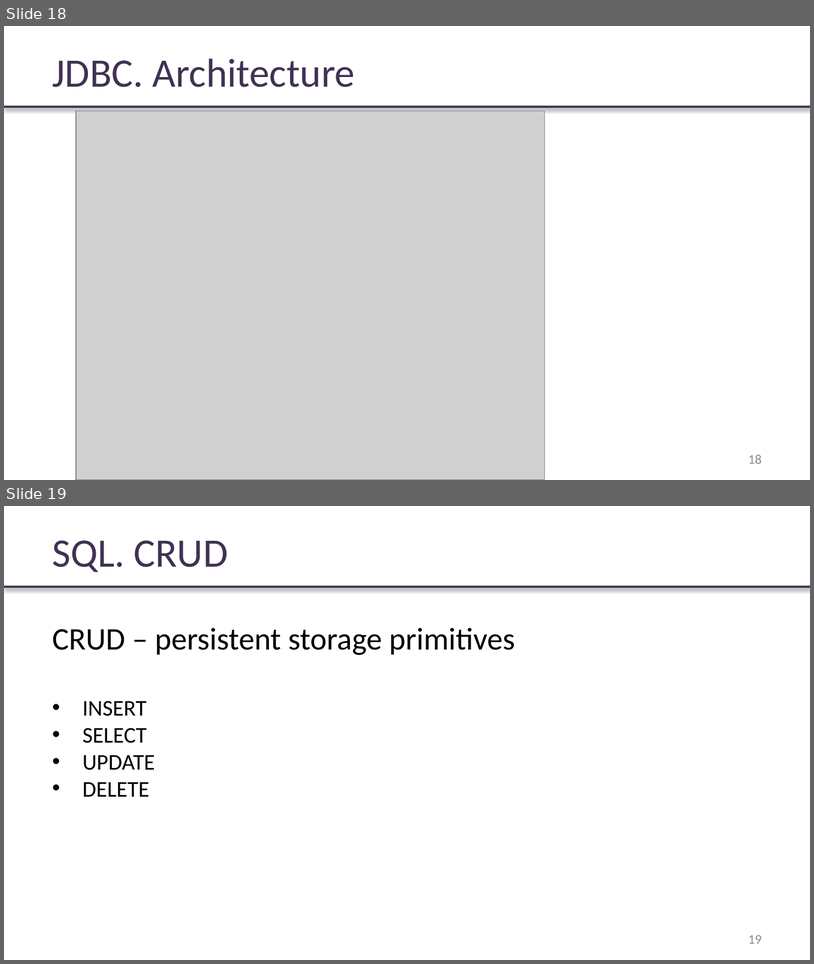
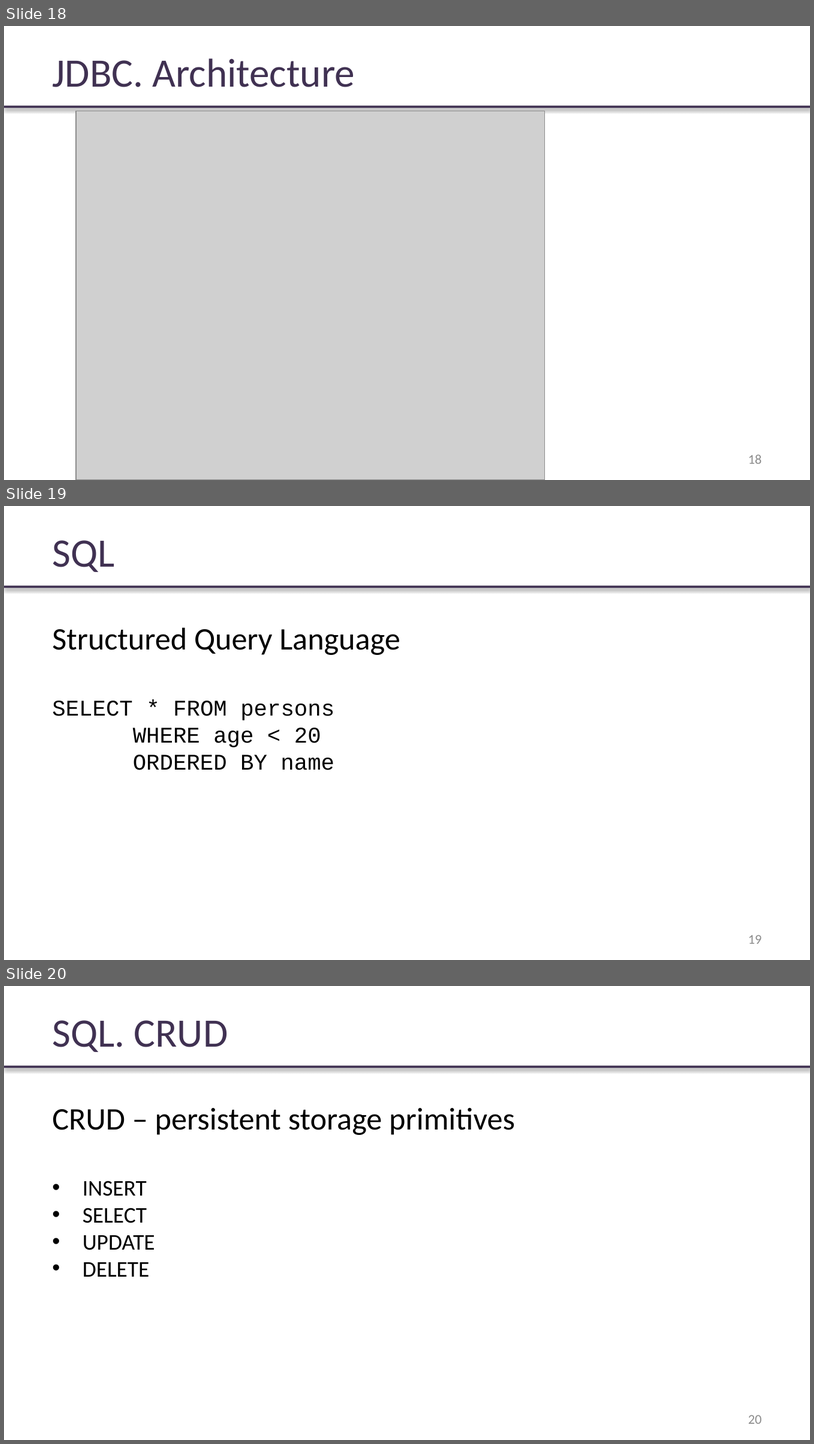
Before and after one commit to rybalkinsd/atom, a slide deck: lecture5/presentation/lecture05.pptx. Shown one above the other, each under a label of ours: slides 18 and 19 before the commit, slides 18, 19 and 20 after it. The pictures are 814x964 and 814x1444 pixels, drawn with LibreOffice and Linux fonts; fonts in the diff are those of the drawing; grey boxes stand for pictures; background and template pictures are left out. Boxes give left, top, right and bottom in pixels: in the first picture for what was removed or moved away, otherwise in the second. Text is boxed around its words. In the diff, an @@ line names an element or a change of style, - is before the commit and + after.

```diff
--- a/lecture5/presentation/lecture05.pptx
+++ b/lecture5/presentation/lecture05.pptx
@@ slide 19 added at box(4, 506, 810, 960), background #FFFFFF; not listed: 1 template element that a slide beside it also shows @@
@@ text added at box(52, 540, 114, 572), 36 pt, text #403152 @@
+SQL
@@ text added at box(52, 627, 400, 770), 20 pt, text #000000 @@
+Structured Query Language
+SELECT * FROM persons
+WHERE age < 20
+ORDERED BY name
@@ page number added at box(749, 934, 762, 943), 12 pt, text #8B8B8B @@
+19
@@ what was slide 19 is now slide 20 @@
@@ page number at box(749, 1414, 762, 1423): text changed @@
-19
+20
```
Also in this commit, not shown: 2 slides changed, 9 other slides added, 3 other files.
